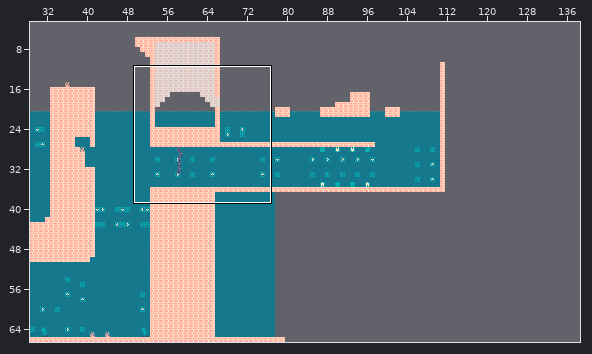
Tiled map -- content/tilemap/map.tmx. Above: a wide view before the commit, with the close-up outlined.
Close-up. Old version:
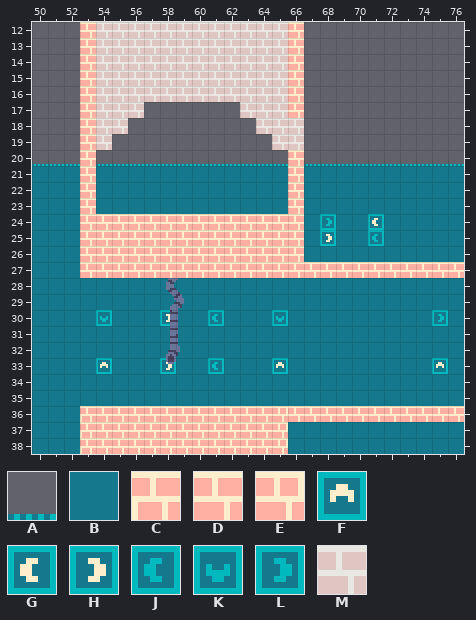
Cells are 8x8 px. Shown: x 50..76, y 12..38. The commit also changed other parts of the map, which this record leaves out.
Key: from "panda_tileset": A 32, B 33, C 56, D 57, E 58, F 161, G 176, H 178, J 179, K 180, L 181, M 190.
_ is an empty cell, # one hidden under a higher layer.
Layers that did not change in this view are not listed.
Layer "terrain" before, first column x 50:
12 ___DMMMMMMMMMMMMD__________
13 ___DMMMMMMMMMMMMD__________
14 ___DMMMMMMMMMMMMD__________
15 ___DMMMMMMMMMMMMD__________
16 ___DMMMMMMMMMMMMD__________
17 ___DMMM______MMMD__________
18 ___DMM________MMM__________
19 ___DM__________MM__________
20 AAADAAAAAAAAAAAADAAAAAAAAAA
21 BBBDBBBBBBBBBBBBDBBBBBBBBBB
22 BBBDBBBBBBBBBBBBDBBBBBBBBBB
23 BBBDBBBBBBBBBBBBDBBBBBBBBBB
24 BBBDDDDDDDDDDDDDDB#BB#BBBBB
25 BBBDDDDDDDDDDDDDDB#BB#BBBBB
26 BBBDDDDDDDDDDDDDDBBBBBBBBBB
27 BBBDDDDDDDDDDDDDDDDDDDDDDDD
28 BBBBBBBBBBBBBBBBBBBBBBBBBBB
29 BBBBBBBBBBBBBBBBBBBBBBBBBBB
30 BBBB#BBB#BB#BBB#BBBBBBBBB#B
31 BBBBBBBBBBBBBBBBBBBBBBBBBBB
32 BBBBBBBBBBBBBBBBBBBBBBBBBBB
33 BBBB#BBB#BB#BBB#BBBBBBBBB#B
34 BBBBBBBBBBBBBBBBBBBBBBBBBBB
35 BBBBBBBBBBBBBBBBBBBBBBBBBBB
36 BBBCDDDDDDDDDDDEDDDDDDDDDDD
37 BBBCDDDDDDDDDDDEBBBBBBBBBBB
38 BBBCDDDDDDDDDDDEBBBBBBBBBBB
Layer "spawn" before, first column x 50:
12 ___________________________
13 ___________________________
14 ___________________________
15 ___________________________
16 ___________________________
17 ___________________________
18 ___________________________
19 ___________________________
20 ___________________________
21 ___________________________
22 ___________________________
23 ___________________________
24 __________________L__G_____
25 __________________H__J_____
26 ___________________________
27 ___________________________
28 ___________________________
29 ___________________________
30 ____K___H__J___K_________L_
31 ___________________________
32 ___________________________
33 ____F___H__J___F_________F_
34 ___________________________
35 ___________________________
36 ___________________________
37 ___________________________
38 ___________________________
After the commit:
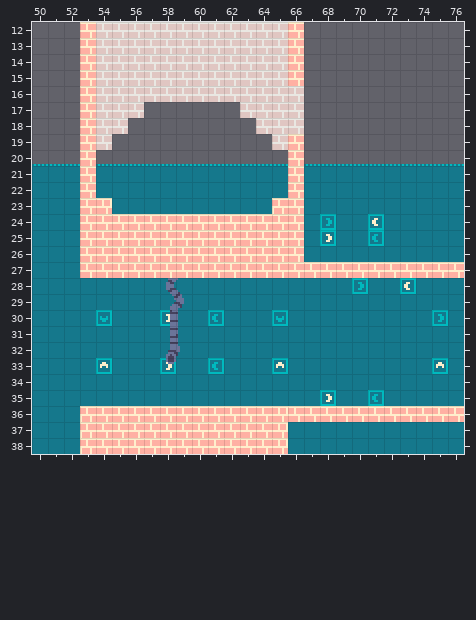
Edits made:
Changed rows in their new state; . is an unchanged cell.
Layer "terrain":
first column x 66:
16 M
17 M
19 D
first column x 54:
23 E..........C
Layer "spawn":
first column x 70:
28 L..G
first column x 68:
35 H..J
